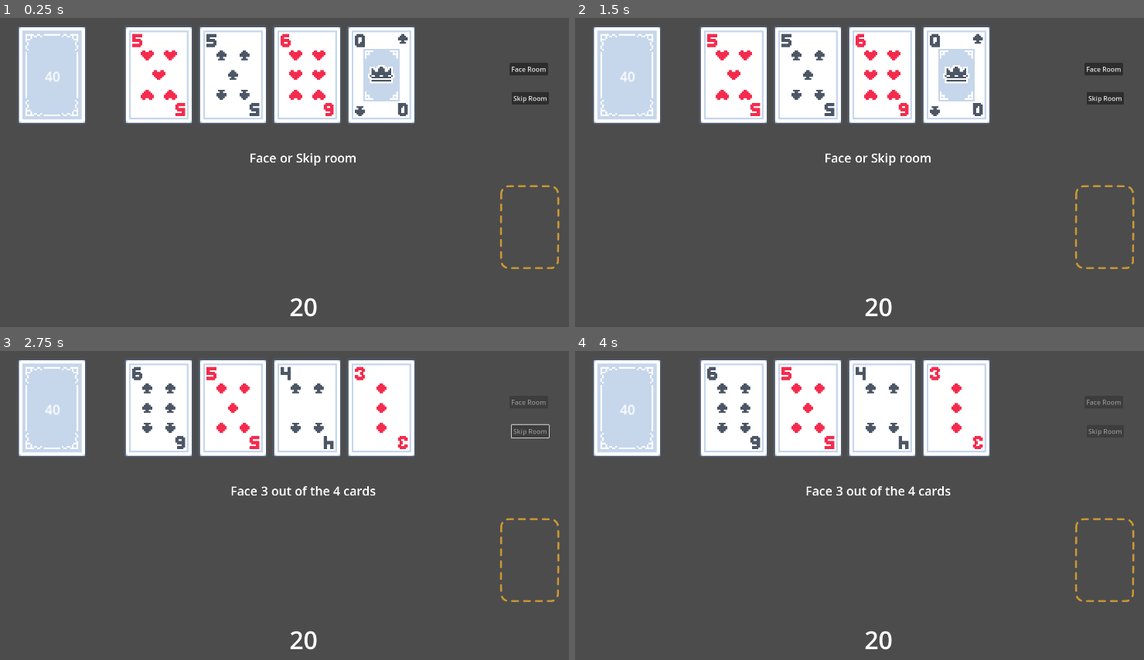
Above: before the commit, frames 1-4 (two rows, left to right).
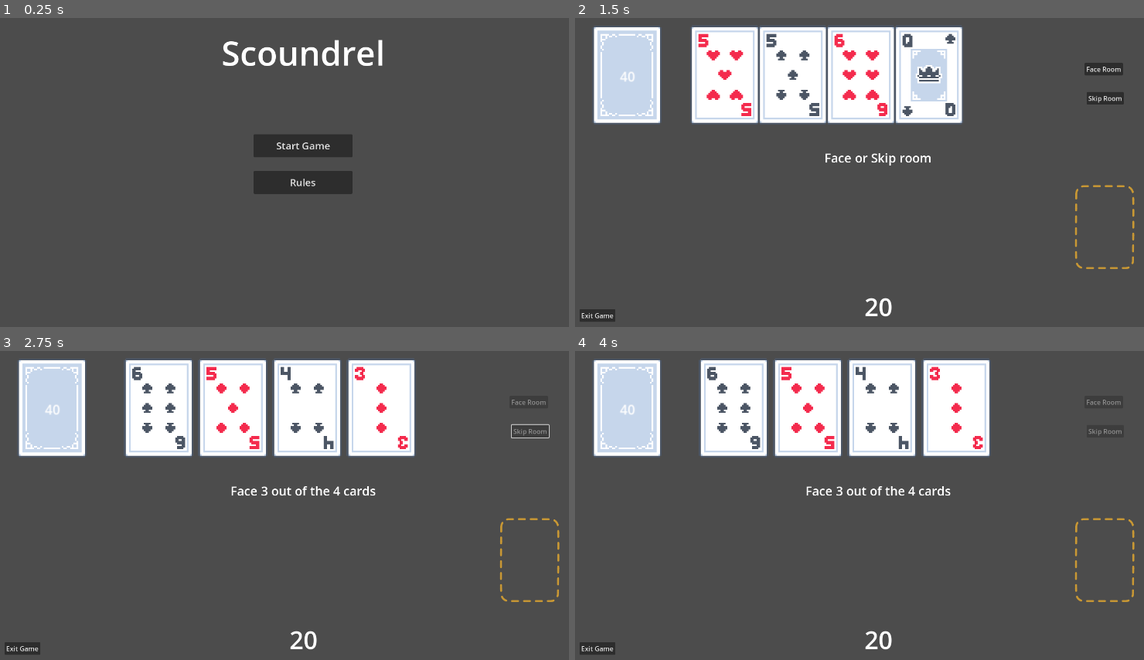
Above: after the commit, the same moments.

Repository: farns71678/GodotScoundrel
Game: Godot game, scene res://Scenes/StartScreen.tscn
Same seed, same stepped clock (60 frames per second), same inputs: the game is played once before the commit and once after it. Before the commit the project starts from res://Scenes/Main.tscn.
Inputs (mouse positions are in pixels of both pictures, inside the frame that each line leads up to):
- Up to frame 1 (0.25 s): no input
- Up to frame 2 (1.5 s): click (876, 181) at 0.5 s, where only the run after the commit has a clickable "Rules"; click (876, 144) at 1.25 s, where only the run after the commit has a clickable "Start Game"
- Up to frame 3 (2.75 s): click "Skip Room" at 2 s
- Up to frame 4 (4 s): click (1104, 561) at 2.75 s; click (1104, 561) at 3.5 s

The runs differ from the first frame. In frame 1, 22% of the frame differs, in the area x 3-99%, y 2-97%; in frame 2, 8.2%; in frame 3, 0.2%; in frame 4, 0.2%.

Commit message:
Start screen added & discard bug fix

Diff:
--- a/Scenes/Discard.tscn
+++ b/Scenes/Discard.tscn
@@ -17,6 +17,7 @@
 texture = ExtResource("2_7xehr")
 
 [node name="TextureButton" type="TextureButton" parent="."]
+z_index = -2
 offset_left = -75.6
 offset_top = -105.6
 offset_right = 176.4
--- a/Scenes/Main.tscn
+++ b/Scenes/Main.tscn
@@ -64,6 +64,13 @@
 [node name="Discard" parent="." instance=ExtResource("8_50glp")]
 position = Vector2(1300, 550)
 
+[node name="EndGameBtn" type="Button" parent="."]
+offset_left = 26.0
+offset_top = 749.0
+offset_right = 113.0
+offset_bottom = 780.0
+text = "Exit Game"
+
 [node name="FaceRoomBtn" type="Button" parent="."]
 offset_left = 1251.0
 offset_top = 150.0
@@ -101,5 +108,6 @@
 horizontal_alignment = 1
 vertical_alignment = 1
 
+[connection signal="pressed" from="EndGameBtn" to="InputManager" method="_on_end_game_btn_pressed"]
 [connection signal="pressed" from="FaceRoomBtn" to="Room" method="_on_face_room_btn_pressed"]
 [connection signal="pressed" from="SkipRoomBtn" to="Room" method="_on_skip_room_btn_pressed"]
--- /dev/null
+++ b/Scenes/StartScreen.tscn
@@ -0,0 +1,42 @@
+[gd_scene load_steps=2 format=3 uid="uid://c6rbvdexhqaqt"]
+
+[ext_resource type="Script" uid="uid://brmljjns0jwpi" path="res://Scripts/start_screen.gd" id="1_ko4ly"]
+
+[node name="StartScreen" type="Node2D"]
+script = ExtResource("1_ko4ly")
+
+[node name="Label" type="Label" parent="."]
+offset_top = 54.0
+offset_right = 1500.0
+offset_bottom = 198.0
+theme_override_font_sizes/font_size = 82
+text = "Scoundrel"
+horizontal_alignment = 1
+vertical_alignment = 1
+
+[node name="ButtonMenu" type="Control" parent="."]
+layout_mode = 3
+anchors_preset = 0
+offset_right = 40.0
+offset_bottom = 40.0
+
+[node name="StartGameBtn" type="Button" parent="ButtonMenu"]
+layout_mode = 0
+offset_left = 630.0
+offset_top = 324.0
+offset_right = 870.0
+offset_bottom = 380.0
+theme_override_font_sizes/font_size = 24
+text = "Start Game"
+
+[node name="RulesBtn" type="Button" parent="ButtonMenu"]
+layout_mode = 0
+offset_left = 630.0
+offset_top = 413.0
+offset_right = 870.0
+offset_bottom = 469.0
+theme_override_font_sizes/font_size = 24
+text = "Rules"
+
+[connection signal="pressed" from="ButtonMenu/StartGameBtn" to="." method="_on_start_game_btn_pressed"]
+[connection signal="pressed" from="ButtonMenu/RulesBtn" to="." method="_on_rules_btn_pressed"]
--- a/Scenes/input_manager.gd
+++ b/Scenes/input_manager.gd
@@ -41,3 +41,7 @@
 			# DECK CLICKED
 			#deck_reference.draw_card()
 			#room_reference.advance_room();
+
+
+func _on_end_game_btn_pressed() -> void:
+	get_tree().change_scene_to_file("res://Scenes/StartScreen.tscn");
--- /dev/null
+++ b/Scripts/start_screen.gd
@@ -0,0 +1,19 @@
+extends Node2D
+
+
+# Called when the node enters the scene tree for the first time.
+func _ready() -> void:
+	pass # Replace with function body.
+
+
+# Called every frame. 'delta' is the elapsed time since the previous frame.
+func _process(delta: float) -> void:
+	pass
+
+
+func _on_start_game_btn_pressed() -> void:
+	get_tree().change_scene_to_file("res://Scenes/Main.tscn");
+
+
+func _on_rules_btn_pressed() -> void:
+	pass # Replace with function body.
--- a/project.godot
+++ b/project.godot
@@ -11,7 +11,7 @@
 [application]
 
 config/name="sky"
-run/main_scene="uid://mjm66o6ka5qo"
+run/main_scene="uid://c6rbvdexhqaqt"
 config/features=PackedStringArray("4.5", "Forward Plus")
 config/icon="res://icon.svg"
 
Not shown, added: Scripts/start_screen.gd.uid
